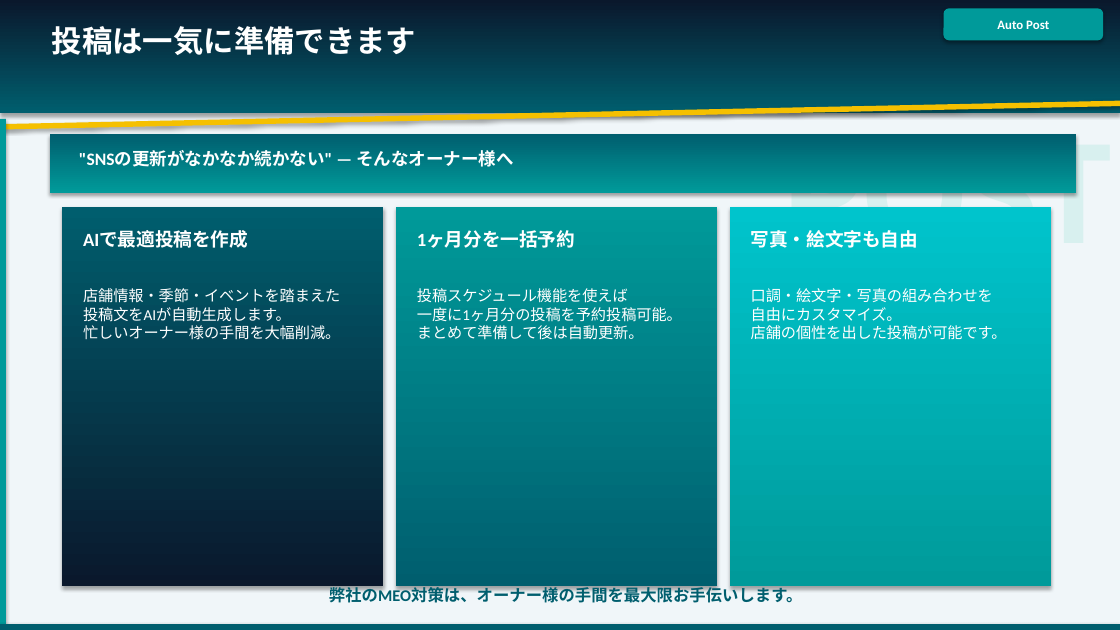
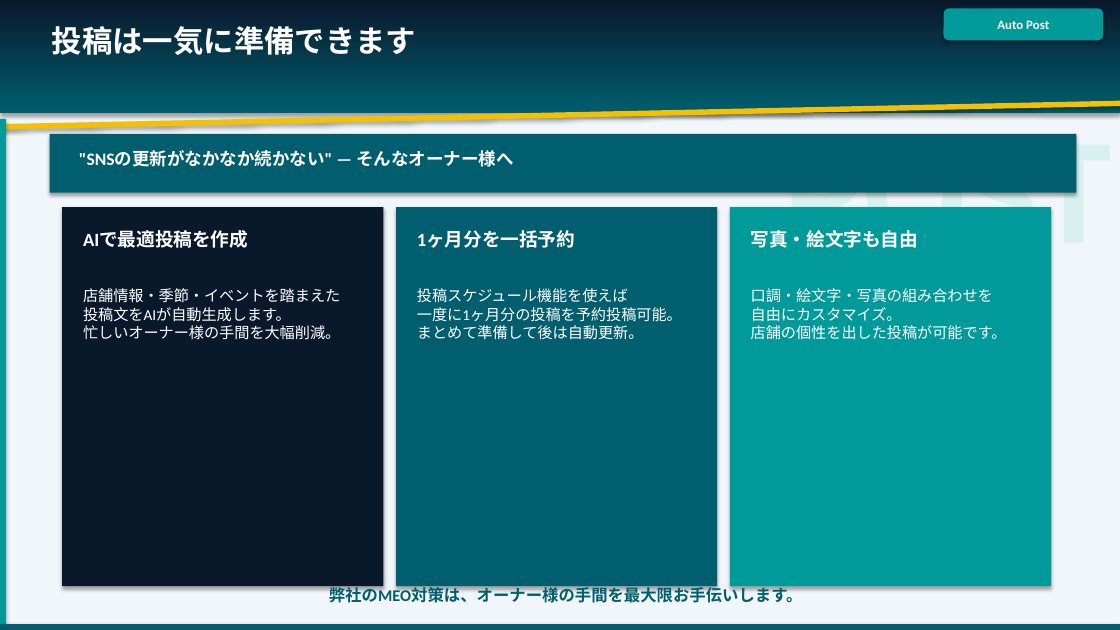
Before and after one commit to shiraishi0101work/unpaid-check, a slide deck: slide 15 of 08【MEO対策エンド資料デザイン化】/MEO対策エンド資料_v5.pptx. Drawn at 1120x630 pixels with LibreOffice and Linux fonts; fonts in the diff are those of the drawing. Boxes give left, top, right and bottom in pixels: in the first picture for what was removed or moved away, otherwise in the second. Text is boxed around its words. In the diff, an @@ line names an element or a change of style, - is before the commit and + after.

```diff
--- a/08【MEO対策エンド資料デザイン化】/MEO対策エンド資料_v5.pptx
+++ b/08【MEO対策エンド資料デザイン化】/MEO対策エンド資料_v5.pptx
@@ rectangle at box(50, 134, 1076, 192): fill gradient #005E6E to #009A9A to #005E6E @@
@@ rectangle at box(62, 207, 383, 586): fill gradient #0A182C to #005E6E to #0A182C @@
@@ rectangle at box(396, 207, 717, 586): fill gradient #005E6E to #009A9A to #005E6E @@
@@ rectangle at box(730, 207, 1051, 586): fill gradient #009A9A to #00C4CC to #009A9A @@
```
Also in this commit, not shown: 20 other slides changed, 22 other files.
